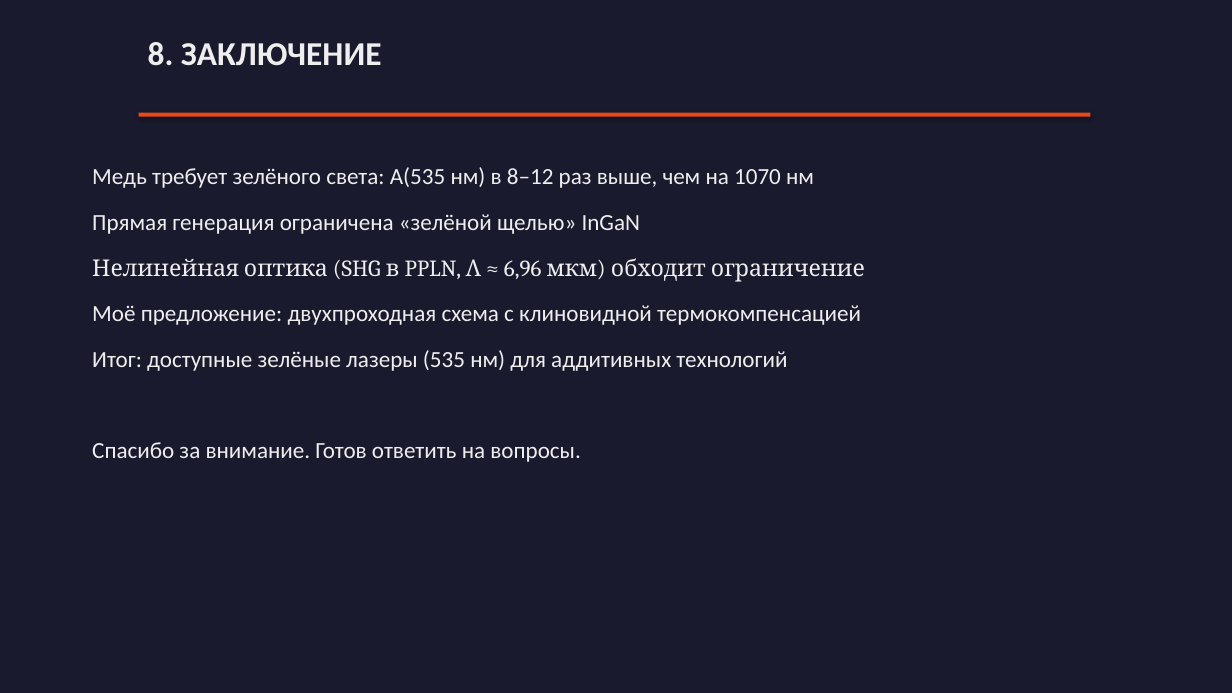
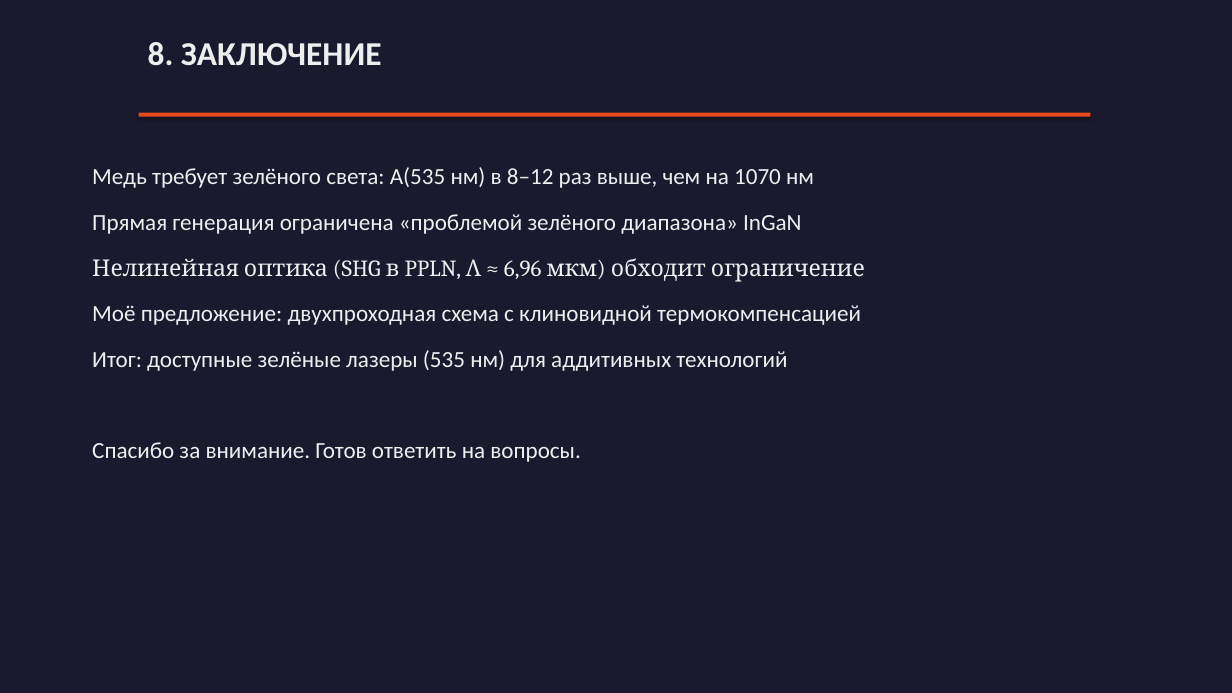
Before and after one commit to Evgeniy-makdak/Lecture-4_optional, a slide deck: slide 8 of Лекция_4доп_Генерация_зелёного_излучения.pptx. Drawn at 1232x693 pixels with LibreOffice and Linux fonts; fonts in the diff are those of the drawing. Boxes give left, top, right and bottom in pixels: in the first picture for what was removed or moved away, otherwise in the second. Text is boxed around its words. In the diff, an @@ line names an element or a change of style, - is before the commit and + after.

Commit message:
Заменить некорректный термин «зелёная щель» на «проблема зелёного диапазона» (green gap) в скрипте, README, презентации и раскадровке

```diff
--- a/Лекция_4доп_Генерация_зелёного_излучения.pptx
+++ b/Лекция_4доп_Генерация_зелёного_излучения.pptx
@@ text at <box>92,214,801,234</box>: text changed @@
-Прямая генерация ограничена «зелёной щелью» InGaN
+Прямая генерация ограничена «проблемой зелёного диапазона» InGaN
```
Also in this commit, not shown: 3 other slides changed, 3 other files.
